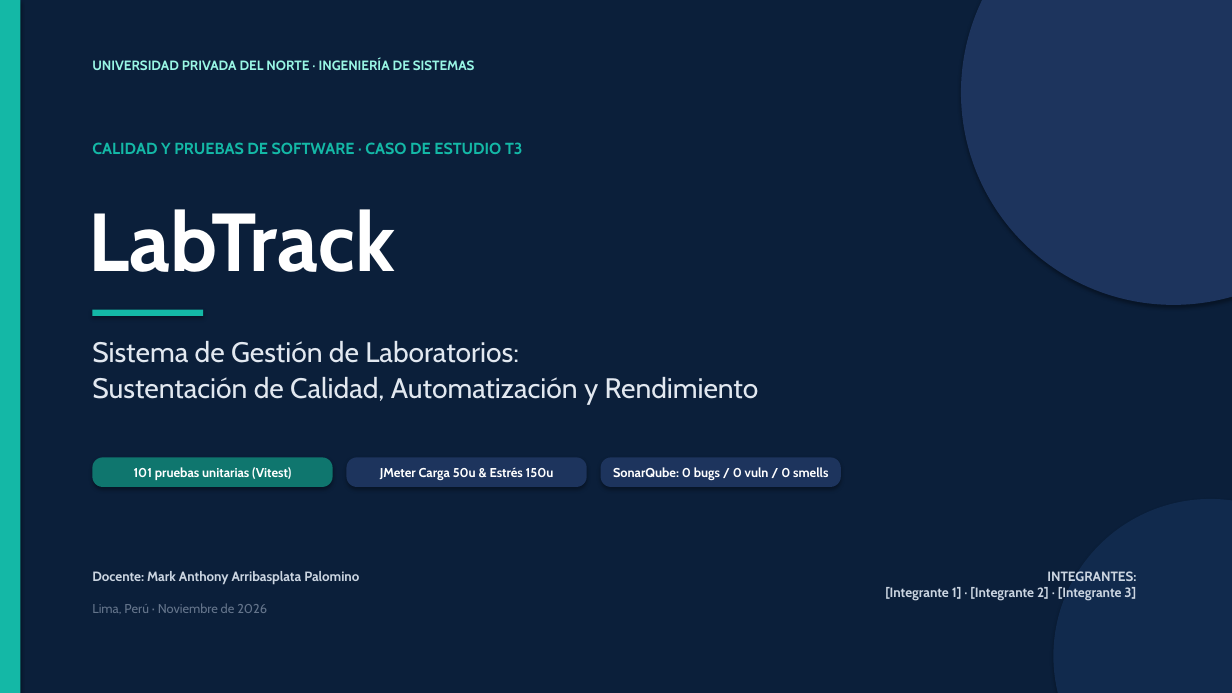
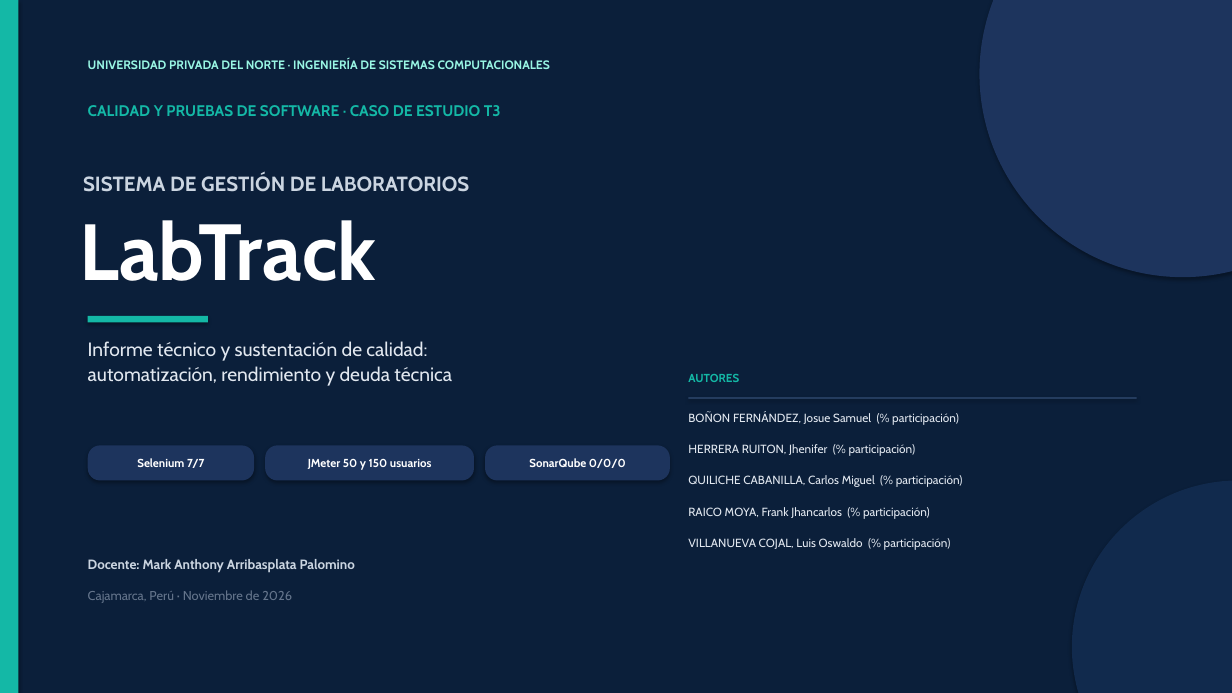
Before and after one commit to N00385644/LabTrack, a slide deck: slide 1 of docs/presentacion-labtrack.pptx. Drawn at 1232x693 pixels with LibreOffice and Linux fonts; fonts in the diff are those of the drawing. Boxes give left, top, right and bottom in pixels: in the first picture for what was removed or moved away, otherwise in the second. Text is boxed around its words. In the diff, an @@ line names an element or a change of style, - is before the commit and + after.

Commit message:
team(informe-plantilla-upn): Rehacer el informe sobre la plantilla UPN y ajustar la presentacion a la rubrica

```diff
--- a/docs/presentacion-labtrack.pptx
+++ b/docs/presentacion-labtrack.pptx
@@ ellipse: place and size @@
-ellipse at box(961, 0, 1232, 305)
+ellipse at box(980, 0, 1232, 277)
@@ text at box(88, 59, 550, 69): text changed; size 10.5 to 9.5 pt @@
-UNIVERSIDAD PRIVADA DEL NORTE · INGENIERÍA DE SISTEMAS
+UNIVERSIDAD PRIVADA DEL NORTE · INGENIERÍA DE SISTEMAS COMPUTACIONALES
@@ text "CALIDAD Y PRUEBAS DE SOFTWARE ...": place and size @@
-text "CALIDAD Y PRUEBAS DE SOFTWARE ..." at box(92, 142, 523, 154)
+text "CALIDAD Y PRUEBAS DE SOFTWARE ..." at box(88, 105, 501, 116)
@@ text "CALIDAD Y PRUEBAS DE SOFTWARE ..." at box(88, 105, 501, 116): size 12.5 to 12 pt @@
@@ text added at box(83, 174, 470, 192), 16 pt, text #CBD5E1, bold @@
+SISTEMA DE GESTIÓN DE LABORATORIOS
@@ text "LabTrack": place and size @@
-text "LabTrack" at box(89, 209, 395, 272)
+text "LabTrack" at box(79, 220, 376, 281)
@@ text "LabTrack" at box(79, 220, 376, 281): size 64 to 62 pt @@
@@ rectangle: place and size @@
-rectangle at box(92, 310, 203, 316)
+rectangle at box(88, 316, 208, 323)
@@ text at box(88, 341, 452, 386): text changed; size 22 to 15 pt @@
-Sistema de Gestión de Laboratorios:
-Sustentación de Calidad, Automatización y Rendimiento
+Informe técnico y sustentación de calidad:
+automatización, rendimiento y deuda técnica
@@ text added at box(688, 374, 739, 382), 9 pt, text #14B8A6, bold @@
+AUTORES
@@ text added at box(688, 412, 959, 425), 9.2 pt, text #E2E8F0 @@
+BOÑON FERNÁNDEZ, Josue Samuel (% participación)
@@ rectangle added at box(689, 397, 1137, 398), fill #334E75 @@
@@ rounded rectangle added at box(88, 445, 254, 481), fill #1D345D, 9 pt, text #FFFFFF, bold @@
+Selenium 7/7
@@ rounded rectangle added at box(265, 445, 474, 481), fill #1D345D, 9 pt, text #FFFFFF, bold @@
+JMeter 50 y 150 usuarios
@@ rounded rectangle "SonarQube 0/0/0": place and size @@
-rounded rectangle "SonarQube 0/0/0" at box(601, 457, 841, 487)
+rounded rectangle "SonarQube 0/0/0" at box(485, 445, 670, 481)
@@ text added at box(688, 444, 916, 456), 9.2 pt, text #E2E8F0 @@
+HERRERA RUITON, Jhenifer (% participación)
@@ rounded rectangle removed at box(92, 457, 333, 487) @@
-101 pruebas unitarias (Vitest)
@@ rounded rectangle removed at box(347, 457, 587, 487) @@
-JMeter Carga 50u & Estrés 150u
@@ text in rounded rectangle at box(529, 458, 626, 468): text changed; size 10 to 9 pt @@
-SonarQube: 0 bugs / 0 vuln / 0 smells
+SonarQube 0/0/0
@@ text added at box(688, 475, 963, 487), 9.2 pt, text #E2E8F0 @@
+QUILICHE CABANILLA, Carlos Miguel (% participación)
@@ text added at box(688, 507, 930, 519), 9.2 pt, text #E2E8F0 @@
+RAICO MOYA, Frank Jhancarlos (% participación)
@@ ellipse: place and size @@
-ellipse at box(1054, 499, 1232, 693)
+ellipse at box(1072, 481, 1232, 693)
@@ text added at box(688, 538, 951, 550), 9.2 pt, text #E2E8F0 @@
+VILLANUEVA COJAL, Luis Oswaldo (% participación)
@@ text "Docente: Mark Anthony Arribasplata Palomino": place and size @@
-text "Docente: Mark Anthony Arribasplata Palomino" at box(92, 571, 359, 585)
+text "Docente: Mark Anthony Arribasplata Palomino" at box(88, 559, 355, 573)
@@ text at box(88, 590, 292, 603): text changed @@
-Lima, Perú · Noviembre de 2026
+Cajamarca, Perú · Noviembre de 2026
@@ text removed at box(885, 571, 1136, 601) @@
-INTEGRANTES:
-[Integrante 1] · [Integrante 2] · [Integrante 3]
```
Also in this commit, not shown: 2 other slides changed, 2 slides added, 2 slides removed, 14 other files.
